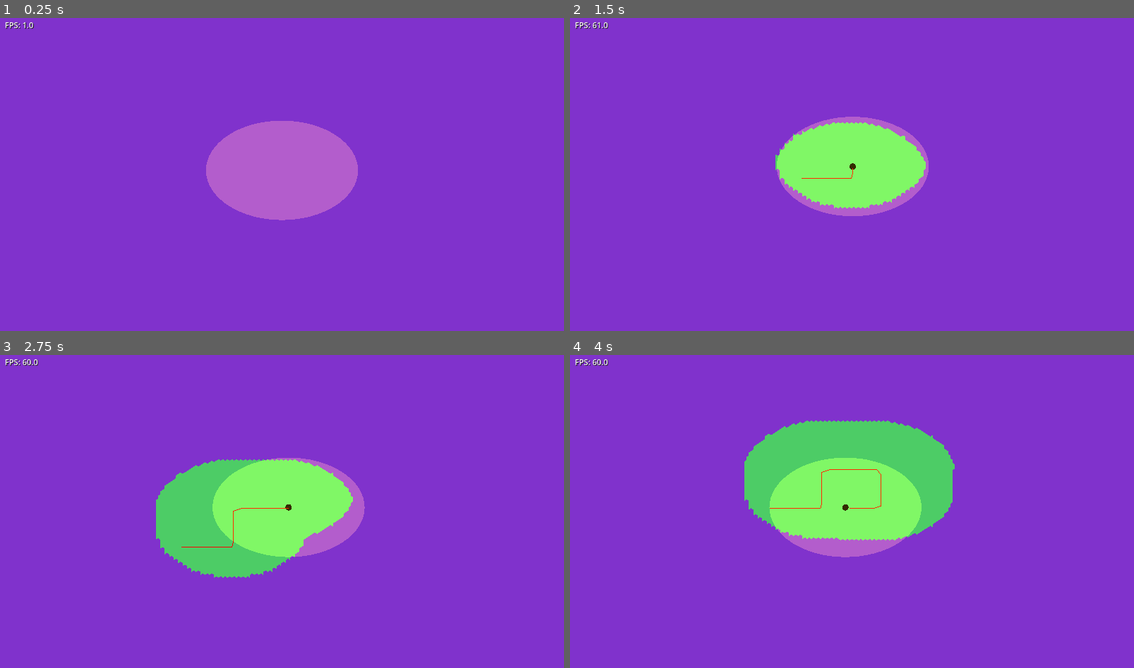
Above: before the commit, frames 1-4 (two rows, left to right).
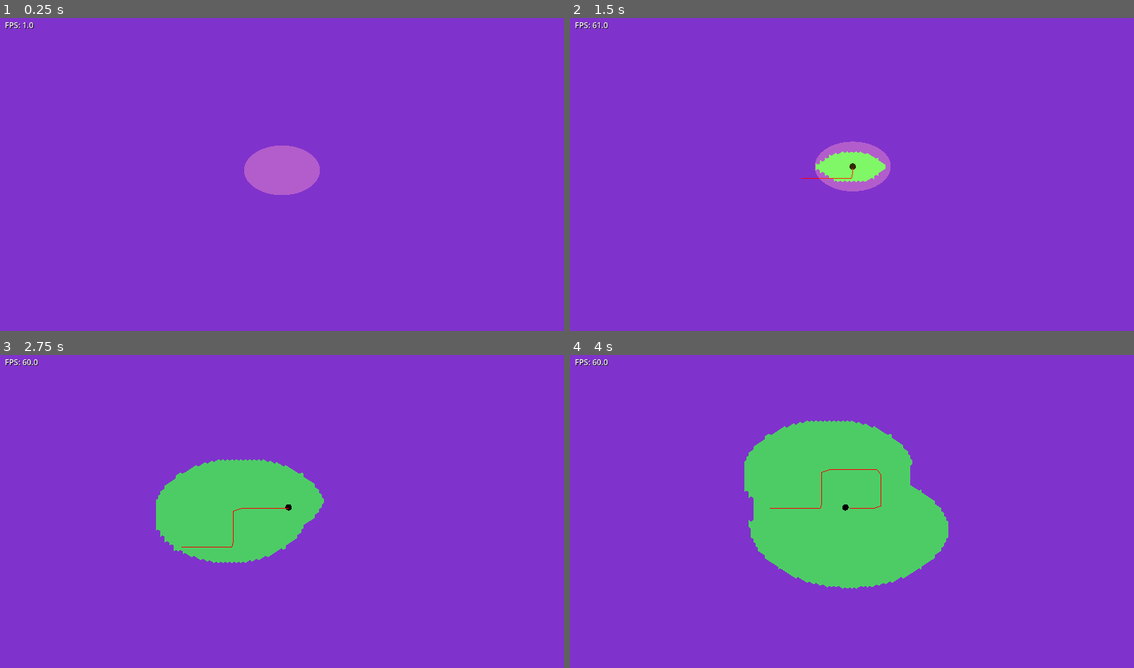
Above: after the commit, the same moments.

Repository: emersonh16/dastardlyfuck
Game: Godot game, scene res://scenes/test/test_miasma.tscn
The game is run twice, just before and just after one commit, with the same random seed, the same clock (stepped at 60 frames per second) and the same inputs.
Inputs (mouse positions are in pixels of both pictures, inside the frame that each line leads up to):
- Up to frame 1 (0.25 s): no input
- Up to frame 2 (1.5 s): tap Enter at 0.5 s; move the mouse to (976, 155) at 0.52 s; hold Right (ui_right) 0.53-1.28 s; tap 1 at 0.6 s; click (976, 155) at 0.67 s; tap 2 at 0.8, 1.35 s; move the mouse to (739, 187) at 1.27 s; hold Down (ui_down) from 1.28 s (still down); click (739, 187) at 1.42 s
- Up to frame 3 (2.75 s): tap 3 at 1.55, 2.1 s; move the mouse to (338, 439) at 2.02 s; release Down (ui_down) at 2.03 s; hold Right (ui_right) from 2.03 s (still down); click (338, 439) at 2.17 s; tap 4 at 2.3 s
- Up to frame 4 (4 s): move the mouse to (823, 574) at 2.77 s; release Right (ui_right) at 2.78 s; hold Up (ui_up) 2.78-3.53 s; tap 4 at 2.85 s; click (823, 574) at 2.92 s; tap 5 at 3.05, 3.6 s; move the mouse to (1021, 558) at 3.52 s; hold Left (ui_left) from 3.53 s (still down); click (1021, 558) at 3.67 s; tap 1 at 3.8 s

The runs differ from the first frame. In frame 1, 5.0% of the frame differs, in the area x 36-64%, y 32-65%; in frame 2, 5.9%; in frame 3, 7.7%; in frame 4, 12%, in the area x 30-69%, y 20-75%.

Commit message:
bubble min and bubble max

Diff:
--- a/scenes/test/test_miasma.tscn
+++ b/scenes/test/test_miasma.tscn
@@ -8,6 +8,7 @@
 [ext_resource type="Script" uid="uid://cnf2j1hueyofm" path="res://scripts/beam/simple_beam.gd" id="6_beam"]
 [ext_resource type="Script" uid="uid://brgv3ylce5hkd" path="res://scripts/world/ground_renderer.gd" id="7_ground"]
 [ext_resource type="Script" uid="uid://c45d53fbcw6a" path="res://scripts/renderers/beam_renderer.gd" id="8_beam_renderer"]
+[ext_resource type="Script" path="res://scripts/beam/beam_input.gd" id="9_beam_input"]
 
 [node name="TestMiasma" type="Node3D"]
 
@@ -35,6 +36,9 @@
 [node name="SimpleBeam" type="Node3D" parent="."]
 script = ExtResource("6_beam")
 
+[node name="BeamInput" type="Node" parent="."]
+script = ExtResource("9_beam_input")
+
 [node name="UI" type="Control" parent="."]
 layout_mode = 3
 anchors_preset = 15
--- /dev/null
+++ b/scripts/beam/beam_input.gd
@@ -0,0 +1,72 @@
+extends Node
+
+# BeamInput - Handles input for beam system
+# Mouse wheel cycles modes, number keys switch directly
+
+var beam_manager: Node = null
+
+# Mode order for cycling (OFF → BUBBLE_MIN → BUBBLE_MAX → CONE → LASER)
+var mode_order = [
+	BeamManager.BeamMode.OFF,
+	BeamManager.BeamMode.BUBBLE_MIN,
+	BeamManager.BeamMode.BUBBLE_MAX,
+	BeamManager.BeamMode.CONE,
+	BeamManager.BeamMode.LASER
+]
+
+func _ready():
+	beam_manager = get_node_or_null("/root/BeamManager")
+	if not beam_manager:
+		push_error("BeamInput: BeamManager not found!")
+		return
+
+	print("BeamInput initialized")
+
+func _input(event):
+	if not beam_manager:
+		return
+
+	# Mouse wheel - cycle through modes
+	if event is InputEventMouseButton:
+		if event.button_index == MOUSE_BUTTON_WHEEL_UP:
+			_cycle_mode(1)  # Forward
+			get_viewport().set_input_as_handled()
+		elif event.button_index == MOUSE_BUTTON_WHEEL_DOWN:
+			_cycle_mode(-1)  # Backward
+			get_viewport().set_input_as_handled()
+
+	# Number keys - direct mode switching
+	if event is InputEventKey and event.pressed:
+		match event.keycode:
+			KEY_1:
+				beam_manager.set_mode(BeamManager.BeamMode.OFF)
+			KEY_2:
+				beam_manager.set_mode(BeamManager.BeamMode.BUBBLE_MIN)
+			KEY_3:
+				beam_manager.set_mode(BeamManager.BeamMode.BUBBLE_MAX)
+			KEY_4:
+				beam_manager.set_mode(BeamManager.BeamMode.CONE)
+			KEY_5:
+				beam_manager.set_mode(BeamManager.BeamMode.LASER)
+
+func _cycle_mode(direction: int):
+	# Find current mode index
+	var current_mode = beam_manager.get_mode()
+	var current_index = mode_order.find(current_mode)
+
+	if current_index == -1:
+		# Current mode not in list, default to first
+		current_index = 0
+
+	# Cycle to next/previous mode
+	var new_index = current_index + direction
+
+	# Wrap around
+	if new_index < 0:
+		new_index = mode_order.size() - 1
+	elif new_index >= mode_order.size():
+		new_index = 0
+
+	# Set new mode
+	var new_mode = mode_order[new_index]
+	beam_manager.set_mode(new_mode)
--- a/scripts/beam/simple_beam.gd
+++ b/scripts/beam/simple_beam.gd
@@ -1,12 +1,12 @@
 extends Node3D
 
-# SimpleBeam - Legacy beam clearing logic (being phased out)
-# This now acts as a bridge between old system and new BeamManager
-# Handles automatic clearing around derelict (always-active bubble mode)
+# SimpleBeam - Handles beam clearing logic for all modes
+# Auto-clears for bubble modes, click-to-fire for cone/laser
 # TODO: Eventually move this logic into DerelictManager or BeamManager
 
 var beam_manager: Node = null
 var derelict: Node3D = null
+var camera: Camera3D = null
 
 var _last_clear_pos: Vector3 = Vector3.ZERO
 var _clear_threshold: float = 2.0  # Only clear if derelict moved this far
@@ -25,8 +25,8 @@
 	if not derelict:
 		derelict = get_node_or_null("../Derelict")
 
-	# Set beam to bubble mode (always active for now)
-	beam_manager.set_mode(BeamManager.BeamMode.BUBBLE_MIN)
+	# Find camera for mouse-to-world conversion
+	camera = get_viewport().get_camera_3d()
 
 	print("SimpleBeam initialized - Using BeamManager for clearing")
 
@@ -34,6 +34,21 @@
 	if not derelict or not beam_manager:
 		return
 
+	var current_mode = beam_manager.get_mode()
+
+	# Handle different modes
+	match current_mode:
+		BeamManager.BeamMode.BUBBLE_MIN, BeamManager.BeamMode.BUBBLE_MAX:
+			# Auto-clear around player (bubble modes)
+			_process_bubble_mode()
+		BeamManager.BeamMode.CONE, BeamManager.BeamMode.LASER:
+			# Click-to-fire (cone/laser modes)
+			_process_aimed_mode()
+		BeamManager.BeamMode.OFF:
+			# No clearing
+			pass
+
+func _process_bubble_mode():
 	# Only clear if beam has energy
 	if not beam_manager.can_fire():
 		return
@@ -46,6 +61,18 @@
 		_clear_bubble(derelict_pos_ground)
 		_last_clear_pos = derelict_pos_ground
 
+func _process_aimed_mode():
+	# Only fire if beam has energy
+	if not beam_manager.can_fire():
+		return
+
+	# Click to fire cone/laser
+	if Input.is_mouse_button_pressed(MOUSE_BUTTON_LEFT):
+		# Get mouse position in world space
+		var mouse_pos = _get_mouse_world_position()
+		if mouse_pos != Vector3.ZERO:
+			_fire_aimed_beam(mouse_pos)
+
 func _clear_bubble(world_pos: Vector3):
 	if not beam_manager:
 		return
@@ -54,8 +81,63 @@
 	var params = beam_manager.get_clearing_params()
 	var radius = params.get("radius", 48.0)
 
-	# DEBUG: Print clearing position and radius
-	print("CLEARING: pos=", world_pos, " radius=", radius)
-
 	# Use BeamManager to clear (it will call MiasmaManager)
 	beam_manager.clear_at_position(world_pos, radius)
+
+func _fire_aimed_beam(target_pos: Vector3):
+	# TODO: Implement cone/laser clearing
+	# For now, just clear at target position with bubble radius
+	var params = beam_manager.get_clearing_params()
+	var current_mode = beam_manager.get_mode()
+
+	match current_mode:
+		BeamManager.BeamMode.CONE:
+			# TODO: Clear cone shape from derelict to target
+			_clear_cone(derelict.global_position, target_pos)
+		BeamManager.BeamMode.LASER:
+			# TODO: Clear line from derelict to target
+			_clear_laser(derelict.global_position, target_pos)
+		_:
+			# Fallback: clear bubble at target
+			var radius = params.get("radius", 48.0)
+			beam_manager.clear_at_position(target_pos, radius)
+
+func _clear_cone(origin: Vector3, target: Vector3):
+	# TODO: Implement cone clearing
+	# For now, just clear a bubble at target
+	var params = beam_manager.get_clearing_params()
+	var radius = params.get("length", 48.0) * 0.5  # Use half of cone length as radius for now
+	beam_manager.clear_at_position(target, radius)
+
+func _clear_laser(origin: Vector3, target: Vector3):
+	# TODO: Implement laser clearing (line with multiple stamps)
+	# For now, just clear a bubble at target
+	var params = beam_manager.get_clearing_params()
+	var radius = params.get("thickness", 4.0)
+	beam_manager.clear_at_position(target, radius)
+
+func _get_mouse_world_position() -> Vector3:
+	# Convert mouse screen position to world position on ground plane (Y=0)
+	if not camera:
+		return Vector3.ZERO
+
+	var mouse_pos = get_viewport().get_mouse_position()
+	var from = camera.project_ray_origin(mouse_pos)
+	var dir = camera.project_ray_normal(mouse_pos)
+
+	# Intersect with ground plane (Y=0)
+	# Ray: from + t*dir, find t where Y=0
+	# from.y + t*dir.y = 0
+	# t = -from.y / dir.y
+
+	if abs(dir.y) < 0.001:
+		# Ray is parallel to ground, return null
+		return Vector3.ZERO
+
+	var t = -from.y / dir.y
+	if t < 0:
+		# Ray points away from ground
+		return Vector3.ZERO
+
+	var world_pos = from + dir * t
+	return Vector3(world_pos.x, 0, world_pos.z)
--- a/scripts/managers/beam_manager.gd
+++ b/scripts/managers/beam_manager.gd
@@ -18,8 +18,8 @@
 var beam_level: int = 1
 
 # Beam parameters (from JS design)
-const BUBBLE_MIN_RADIUS = 48.0  # World units
-const BUBBLE_MAX_RADIUS = 96.0
+const BUBBLE_MIN_RADIUS = 24.0  # World units (halved from original 48.0)
+const BUBBLE_MAX_RADIUS = 48.0  # World units (halved from original 96.0)
 const CONE_LENGTH = 128.0
 const CONE_ANGLE_DEG = 64.0
 const LASER_LENGTH = 256.0
--- a/scripts/renderers/beam_renderer.gd
+++ b/scripts/renderers/beam_renderer.gd
@@ -127,9 +127,6 @@
 	# This ensures the ellipse doesn't go below ground and is visible above the derelict
 	beam_mesh_instance.position = Vector3(0, 2.0, 0)
 
-	# DEBUG: Print visual position and radius (only once per second to avoid spam)
-	if Engine.get_process_frames() % 60 == 0:
-		print("VISUAL: pos=", ground_pos, " radius=", current_radius, " mesh_pos=", beam_mesh_instance.position, " rotation=", beam_mesh_instance.rotation_degrees)
 
 func _on_beam_mode_changed(mode):
 	if not beam_mesh_instance:
@@ -163,9 +160,6 @@
 	if not beam_mesh_instance:
 		return
 
-	# DEBUG: Print when visual radius is updated
-	print("VISUAL UPDATE: Setting radius to ", radius)
-
 	# Recreate circle mesh with new radius
 	# ArrayMesh doesn't support dynamic radius updates, so we recreate it
 	var new_circle_mesh = _create_circle_mesh(radius)
Not shown, added: scripts/beam/beam_input.gd.uid
Not shown, changed: DOCS/beam_visual_architecture.md
